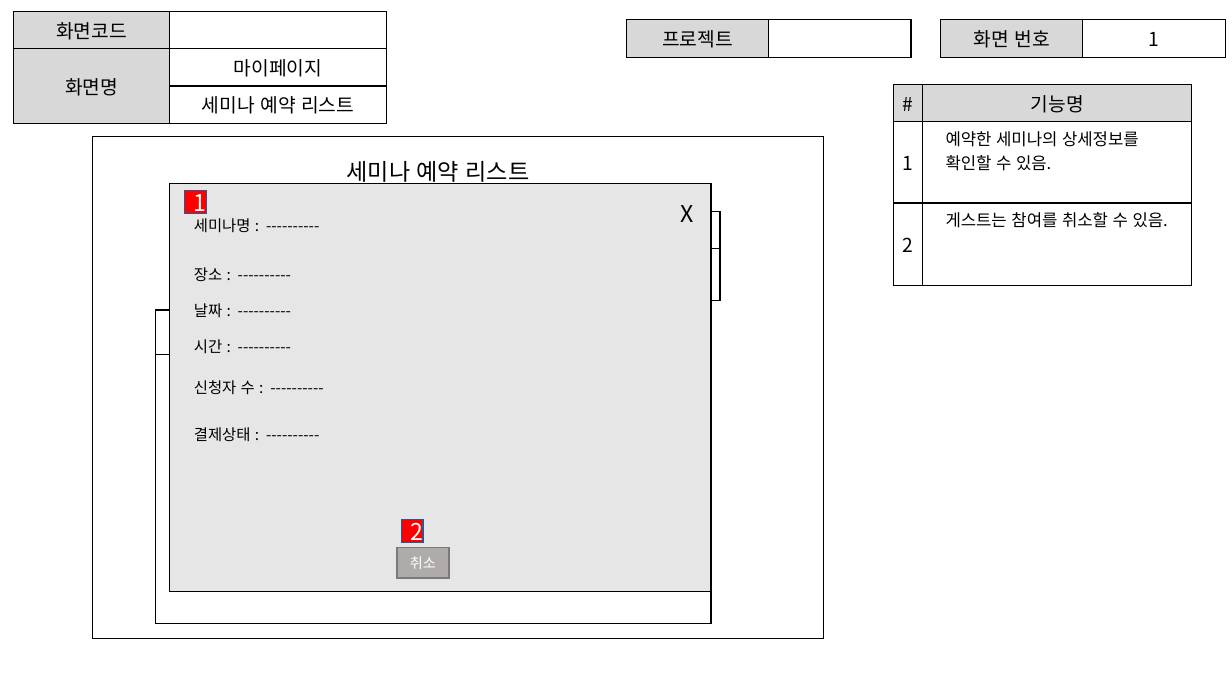
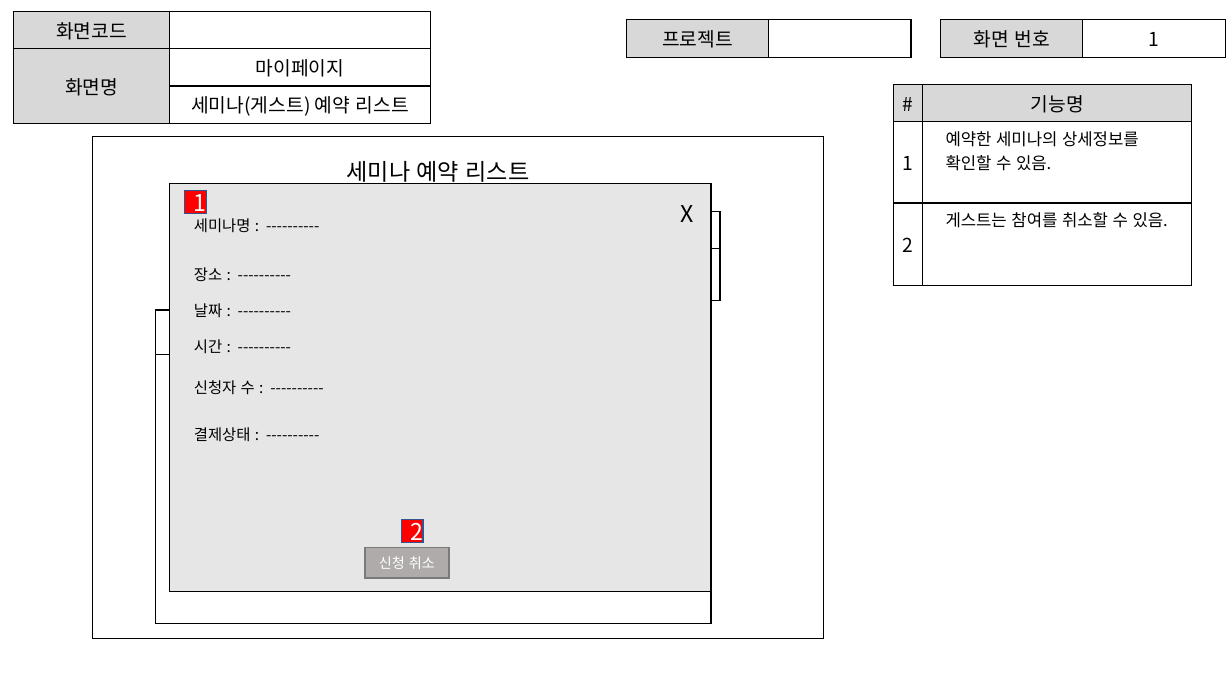
Before and after one commit to ezenteam2/e-Zone, a slide deck: slide 4 of gr2_lhj/마이페이지.pptx. Drawn at 1232x693 pixels with LibreOffice and Linux fonts; fonts in the diff are those of the drawing. Boxes give left, top, right and bottom in pixels: in the first picture for what was removed or moved away, otherwise in the second. Text is boxed around its words. In the diff, an @@ line names an element or a change of style, - is before the commit and + after.

```diff
--- a/gr2_lhj/마이페이지.pptx
+++ b/gr2_lhj/마이페이지.pptx
@@ table at [13,12,430,120] @@
-row 3, column 2: 세미나 예약 리스트
+row 3, column 2: 세미나(게스트) 예약 리스트
@@ table: place and size @@
-table at [13,12,386,118]
+table at [13,12,430,120]
@@ rectangle "신청 취소": place and size @@
-rectangle "신청 취소" at [397,547,449,578]
+rectangle "신청 취소" at [365,547,449,578]
@@ text in rectangle at [379,556,435,569]: text changed @@
-취소
+신청 취소
```
Also in this commit, not shown: 7 other slides changed, 1 slide removed.
